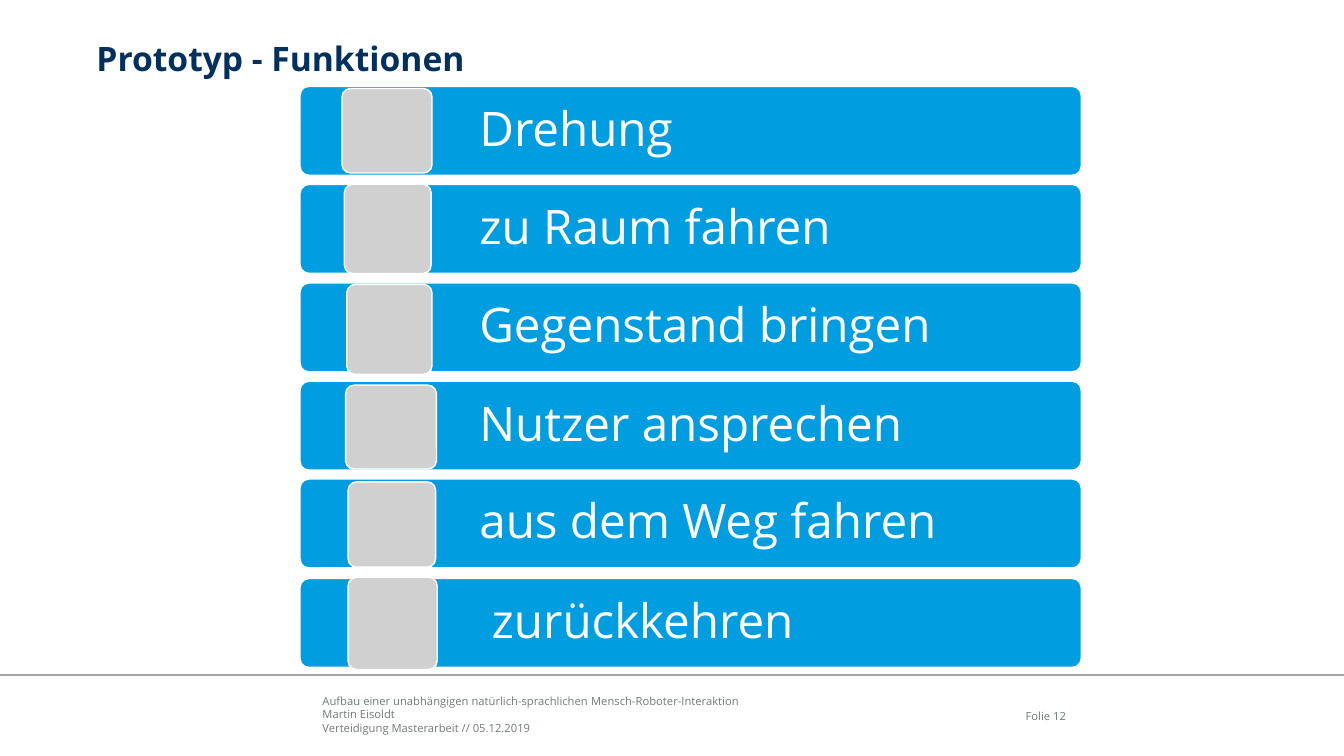
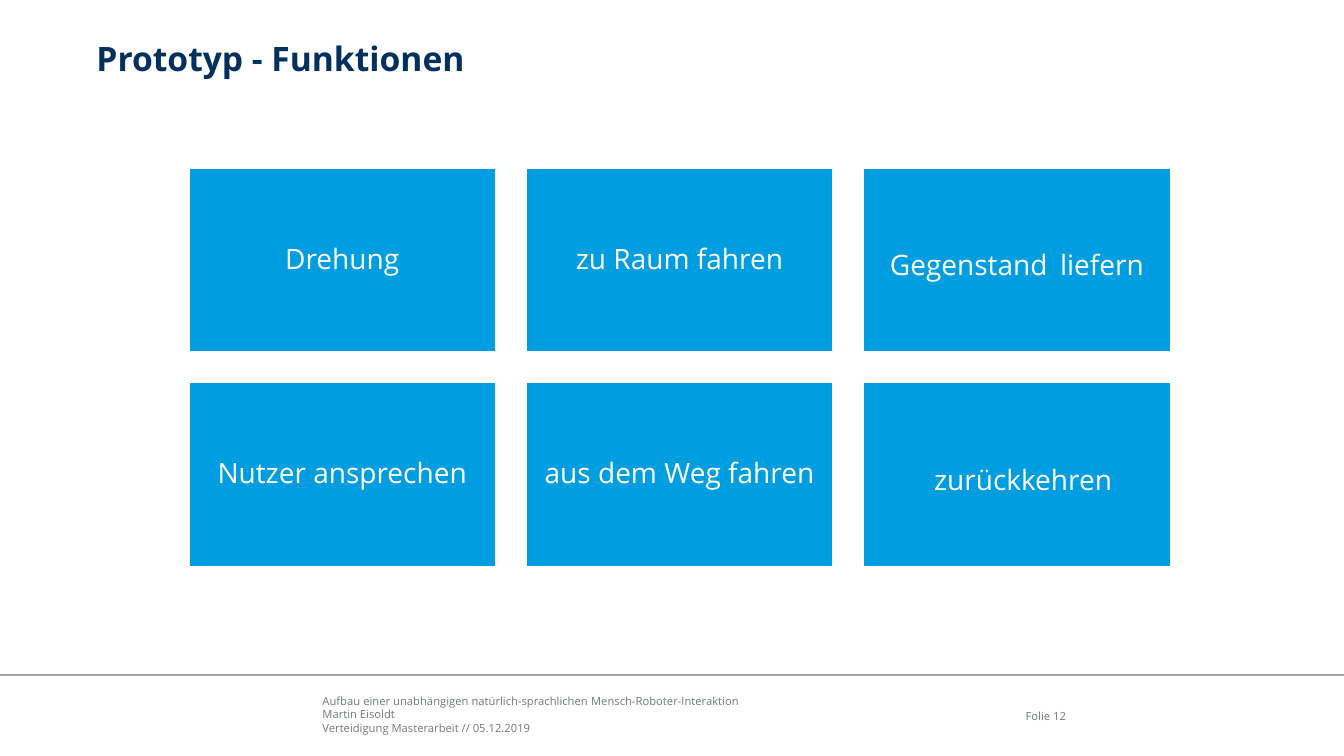
Before and after one commit to edegeyer/masterarbeit, a slide deck: slide 12 of verteidigung/verteidigung.pptx. Drawn at 1344x756 pixels with LibreOffice and Linux fonts; fonts in the diff are those of the drawing; grey boxes stand for pictures; background and template pictures are left out. Boxes give left, top, right and bottom in pixels: in the first picture for what was removed or moved away, otherwise in the second. Text is boxed around its words. In the diff, an @@ line names an element or a change of style, - is before the commit and + after.

```diff
--- a/verteidigung/verteidigung.pptx
+++ b/verteidigung/verteidigung.pptx
@@ text "Drehung": place and size @@
-text "Drehung" at <box>479,110,672,158</box>
+text "Drehung" at <box>285,247,399,276</box>
@@ text "zu Raum fahren": place and size @@
-text "zu Raum fahren" at <box>479,207,831,245</box>
+text "zu Raum fahren" at <box>576,247,783,270</box>
@@ text "Nutzer ansprechen": place and size @@
-text "Nutzer ansprechen" at <box>479,405,902,453</box>
+text "Nutzer ansprechen" at <box>218,461,466,490</box>
@@ text "aus dem Weg fahren": place and size @@
-text "aus dem Weg fahren" at <box>479,501,936,550</box>
+text "aus dem Weg fahren" at <box>545,461,814,490</box>
@@ size 34 to 20 pt; alignment left to centre; less space between paragraphs in 5 elements at <box>576,247,783,270</box>, <box>545,461,814,490</box>, <box>218,461,466,490</box>, <box>285,247,399,276</box>, <box>934,468,1112,491</box> @@
@@ text "zurückkehren": place and size @@
-text "zurückkehren" at <box>492,602,794,639</box>
+text "zurückkehren" at <box>934,468,1112,491</box>
@@ group added at <box>189,168,1171,568</box>: 6 rectangles, 1 text @@
+Gegenstand liefern
@@ group removed at <box>300,87,1082,670</box>: 6 rounded rectangles, 6 pictures, 1 text @@
-Gegenstand bringen
```
Also in this commit, not shown: 10 other slides changed, 1 slide added.
